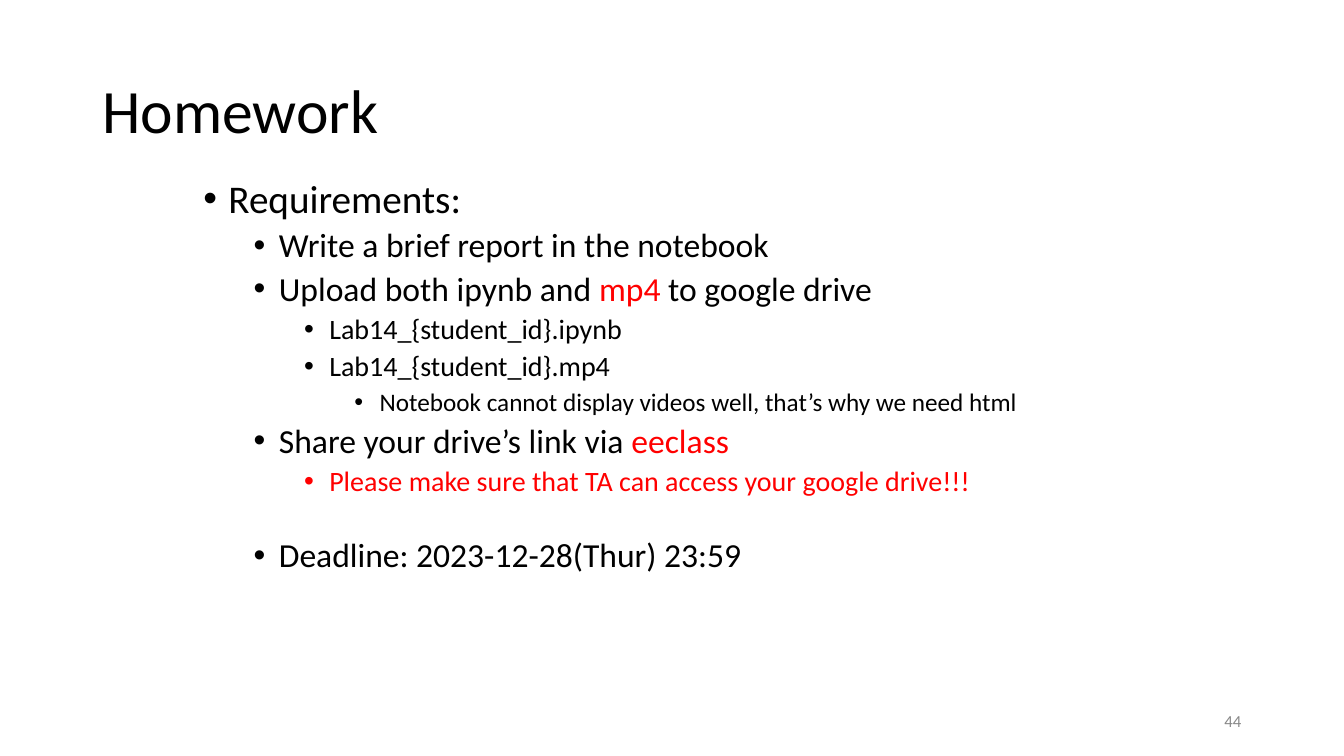
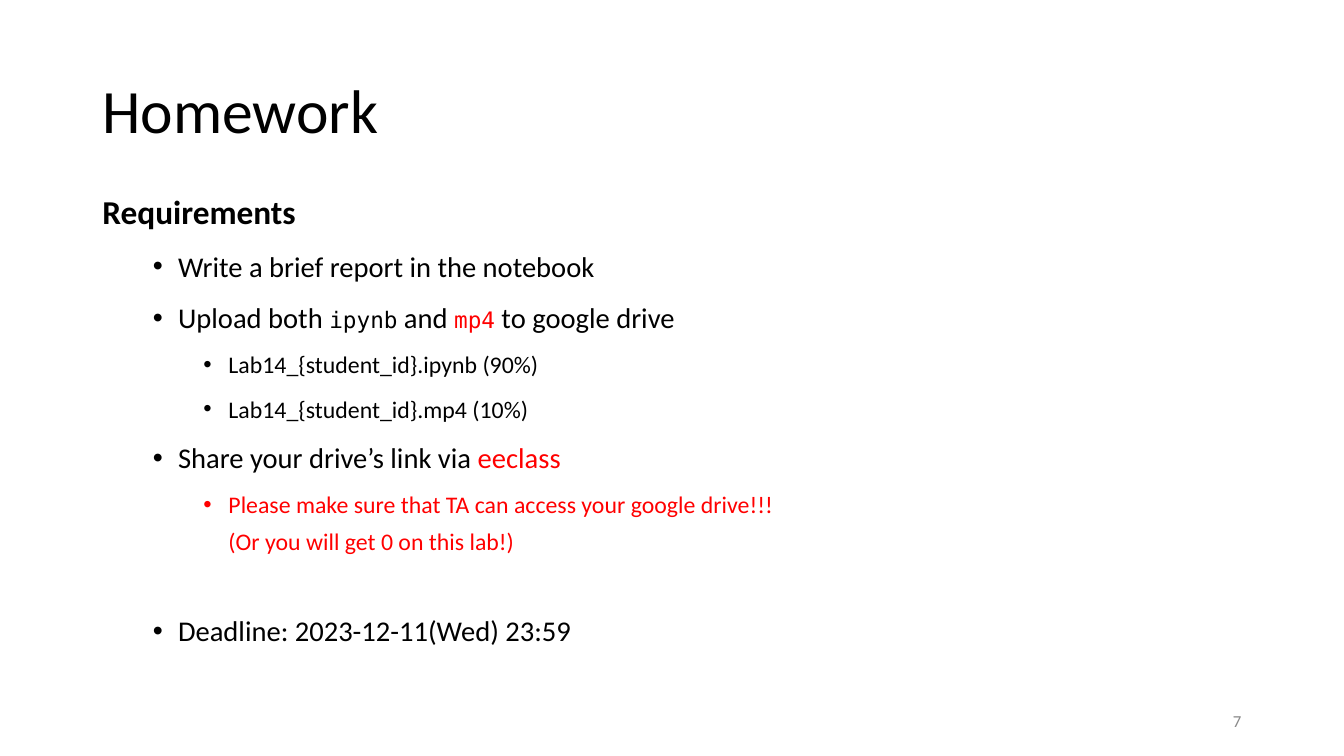
Before and after one commit to nthu-datalab/ml, a slide deck: slide 8 of labs/14_Q-Learning/14_Q-Learning_slide.pptx (slide 44 before the commit). Drawn at 1344x756 pixels with LibreOffice and Linux fonts; fonts in the diff are those of the drawing. Boxes give left, top, right and bottom in pixels: in the first picture for what was removed or moved away, otherwise in the second. Text is boxed around its words. In the diff, an @@ line names an element or a change of style, - is before the commit and + after.

```diff
--- a/labs/14_Q-Learning/14_Q-Learning_slide.pptx
+++ b/labs/14_Q-Learning/14_Q-Learning_slide.pptx
@@ text "Requirements": place and size @@
-text "Requirements" at [228, 186, 1016, 572]
+text "Requirements" at [102, 200, 773, 645]
@@ text at [102, 200, 295, 230]: text changed; size 28 to 23.8 pt; bold on @@
-• Requirements:
+Requirements
@@ text at [178, 257, 674, 473]: size 24 to 20.4 pt in "Write a brief report in the notebook", "Upload both and to google drive", "Share your drive’s link via eeclass"; size 24 to 16.1 pt, font Calibri to DejaVu Sans Mono in "ipynb mp4"; line spacing 0.9 to 1.3 @@
@@ text at [228, 355, 539, 422]: text changed; size 18 to 17 pt @@
-    • Lab14_{student_id}.ipynb
-    • Lab14_{student_id}.mp4
-      • Notebook cannot display videos well, that’s why we need html
+    • Lab14_{student_id}.ipynb (90%)
+    • Lab14_{student_id}.mp4 (10%)
@@ text at [178, 496, 773, 645]: text changed; size 20 to 17 pt @@
-    • Please make sure that TA can access your google drive!!!
-  • Deadline: 2023-12-28(Thur) 23:59
+    • Please make sure that TA can access your google drive!!!
+      (Or you will get 0 on this lab!)
+  • Deadline: 2023-12-11(Wed) 23:59
@@ page number at [1233, 716, 1241, 727]: text changed @@
-44
+7
```
Also in this commit, not shown: 33 other slides changed, 3 slides removed, 5 other files.
